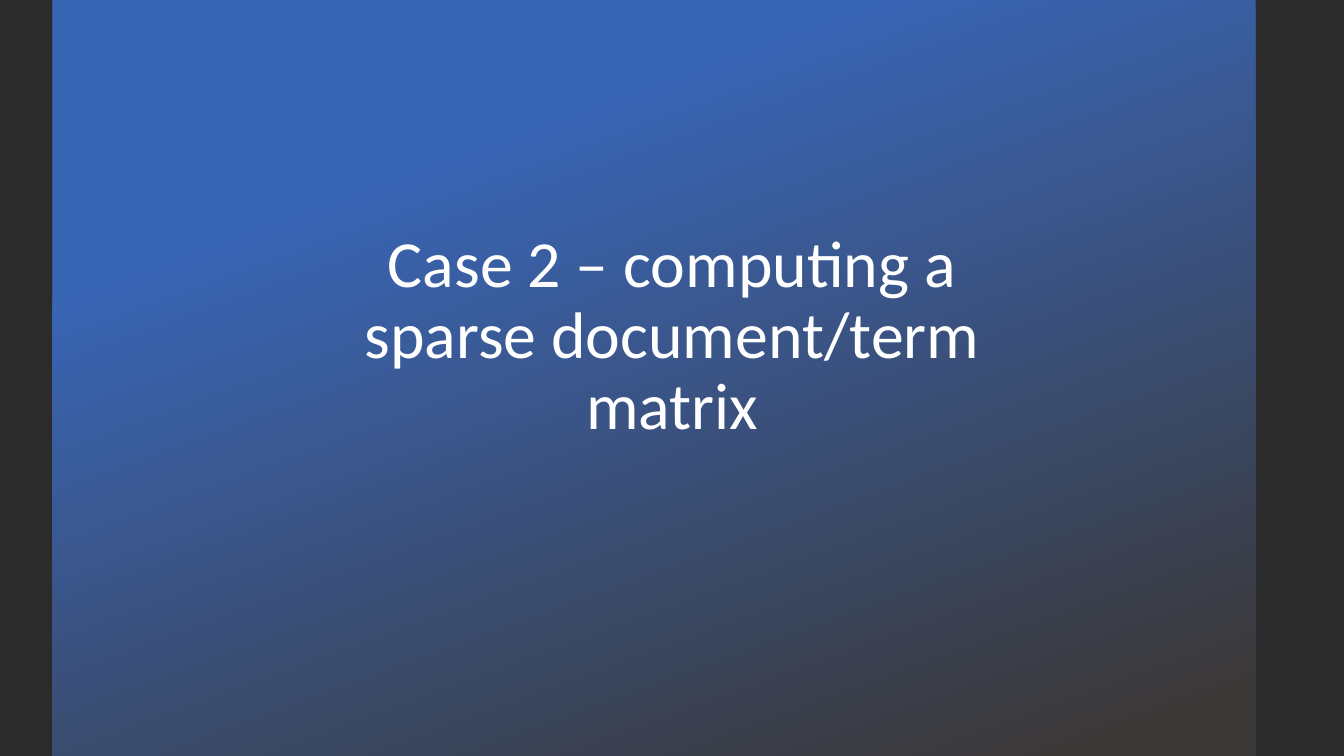
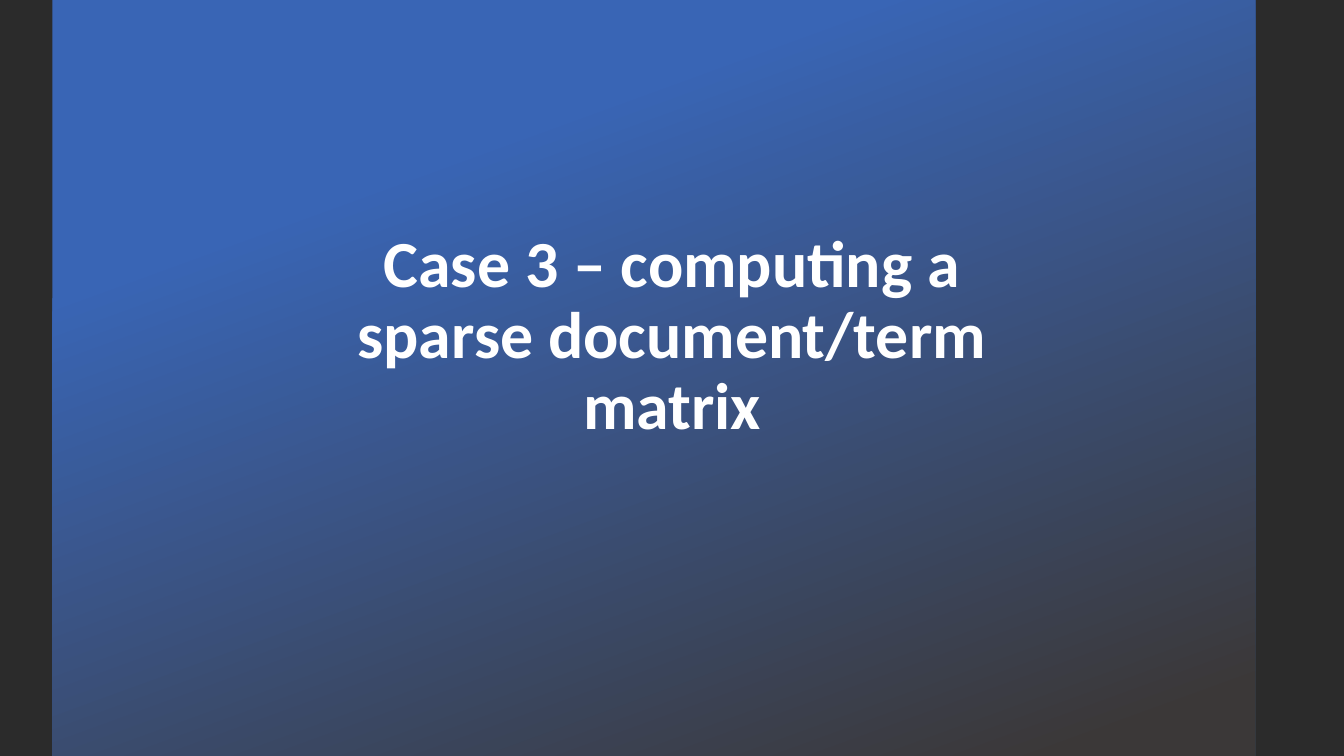
Before and after one commit to andreplima/BoT-in-Python, a slide deck: slide 8 of BoT in Python.pptx (slide 4 before the commit). Drawn at 1344x756 pixels with LibreOffice and Linux fonts; fonts in the diff are those of the drawing; background and template pictures are left out; a plain dark background stands for a picture behind light text. Boxes give left, top, right and bottom in pixels: in the first picture for what was removed or moved away, otherwise in the second. Text is boxed around its words. In the diff, an @@ line names an element or a change of style, - is before the commit and + after.

```diff
--- a/BoT in Python.pptx
+++ b/BoT in Python.pptx
@@ text at [358, 240, 986, 430]: text changed; bold on @@
-Case 2 – computing a sparse document/term matrix
+Case 3 – computing a sparse document/term matrix
```
Also in this commit, not shown: 3 other slides changed, 5 slides added, 1 other file.
